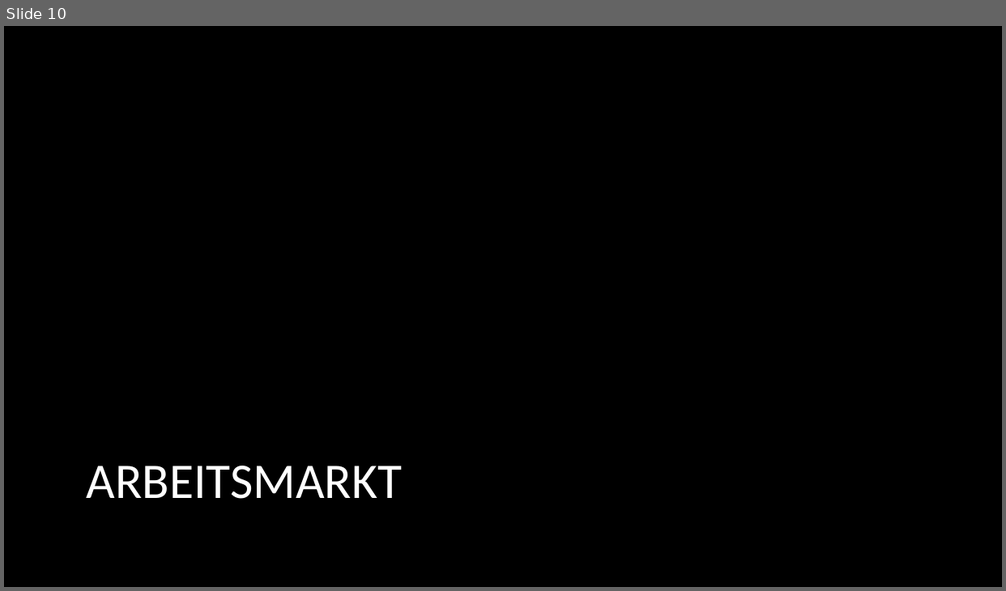
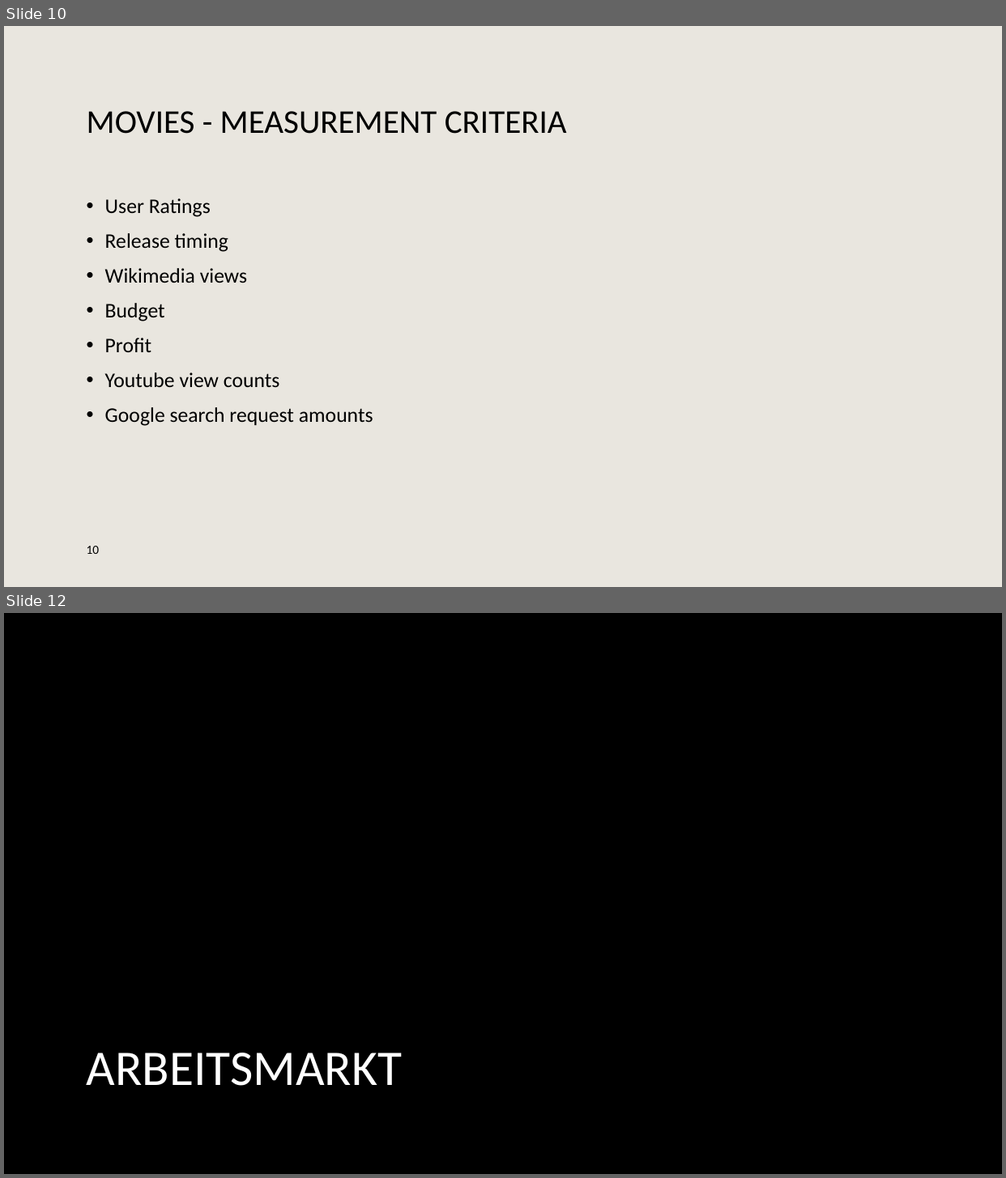
Before and after one commit to lennartklose96/DataScienceProject, a slide deck: Data-Science-Project.pptx. Shown one above the other, each under a label of ours: slide 10 before the commit, slides 10 and 12 after it; the slides between them are not shown. The pictures are 1006x591 and 1006x1178 pixels, drawn with LibreOffice and Linux fonts; fonts in the diff are those of the drawing; background and template pictures are left out. Boxes give left, top, right and bottom in pixels: in the first picture for what was removed or moved away, otherwise in the second. Text is boxed around its words. In the diff, an @@ line names an element or a change of style, - is before the commit and + after.

Commit message:
Movies hinzugefügt

```diff
--- a/Data-Science-Project.pptx
+++ b/Data-Science-Project.pptx
@@ slide 10 added at <box>4,26,1002,587</box>, background #E9E6DF @@
@@ title added at <box>87,111,567,134</box>, 32 pt, text #000000 @@
+MOVIES - MEASUREMENT CRITERIA
@@ text added at <box>105,199,373,426</box>, 20 pt, text #000000 @@
+• User Ratings
+• Release timing
+• Wikimedia views
+• Budget
+• Profit
+• Youtube view counts
+• Google search request amounts
@@ page number added at <box>87,546,100,554</box>, 12 pt, text #000000 @@
+10
@@ what was slide 10 is now slide 12 @@
```
Also in this commit, not shown: 2 slides changed, 4 other slides added, 3 slides removed, 1 other file.
